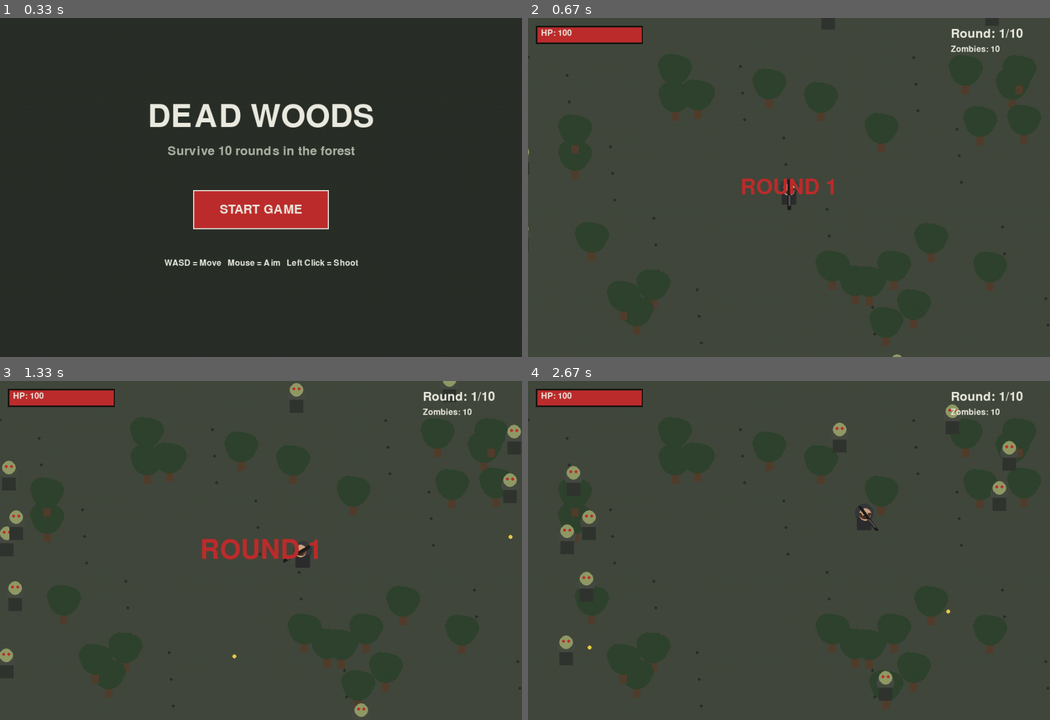
Above: before the commit, frames 1-4 (two rows, left to right).
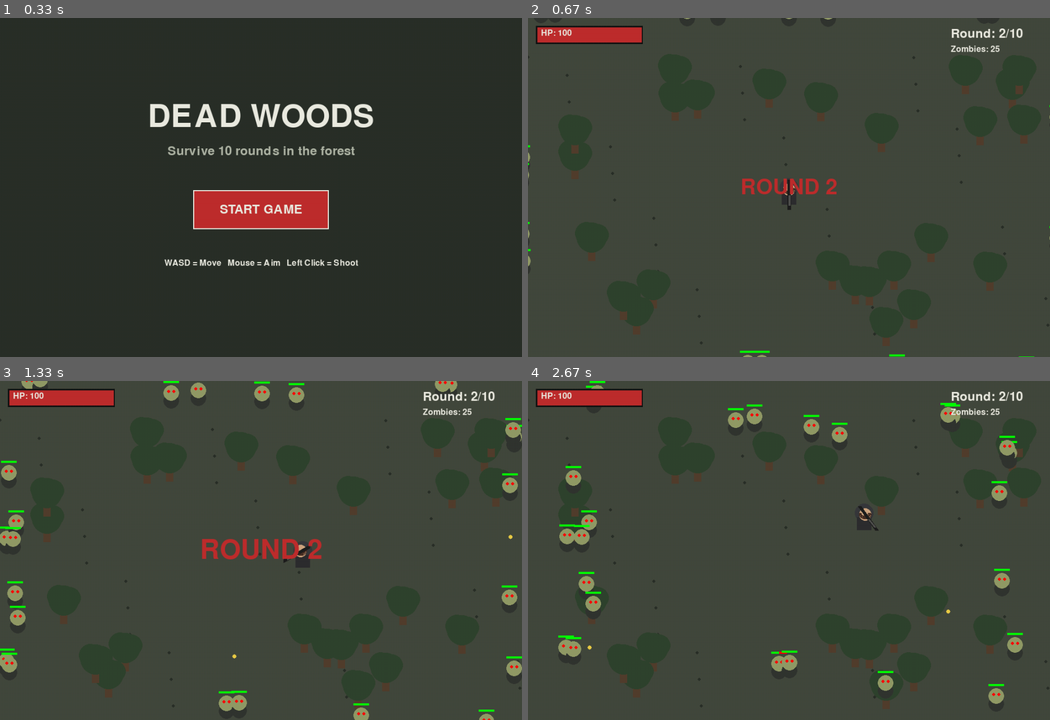
Above: after the commit, the same moments.

Repository: nhdoelpawiro/pygame-zombie-shooter
Game: pygame game, started from game.py
The game is run twice, just before and just after one commit, with the same random seed, the same clock (stepped at 60 frames per second) and the same inputs.
Inputs (mouse positions are in pixels of both pictures, inside the frame that each line leads up to):
- Up to frame 1 (0.33 s): no input
- Up to frame 2 (0.67 s): click "START GAME" at 0.38 s
- Up to frame 3 (1.33 s): click (428, 540) at 0.72 s; hold D from 1 s (still down); click (261, 574) at 1.08 s
- Up to frame 4 (2.67 s): release D at 1.47 s; hold W 1.5-1.8 s; click (841, 625) at 1.58 s; hold D 1.83-2.3 s; click (627, 628) at 1.92 s; hold A from 2.33 s (still down); click (982, 669) at 2.42 s

Frame 1 is identical in both runs. In frame 2, 0.3% of the frame differs, in the area x 0-100%, y 0-100%; in frame 3, 2.5%; in frame 4, 2.7%, in the area x 5-95%, y 0-96%.

Commit message:
zombies aangepast en 3 nieuwe toegevoegd

Diff:
--- a/game.py
+++ b/game.py
@@ -44,8 +44,9 @@
             trees.append((x, y))
 
 
-def new_zombie():
+def new_zombie(zombie_type="normal"):
     side = random.choice(["top", "bottom", "left", "right"])
+
     if side == "top":
         pos = (random.randint(0, W), -30)
     elif side == "bottom":
@@ -55,18 +56,88 @@
     else:
         pos = (W + 30, random.randint(70, H))
 
-    return {"pos": pygame.Vector2(pos),
-            "speed": random.uniform(.7, 1.2),
-            "hp": 2}
+    # Normale zombie
+    if zombie_type == "normal":
+        return {
+            "pos": pygame.Vector2(pos),
+            "speed": random.uniform(0.7, 1.2),
+            "max_hp": 2,
+            "hp": 2,
+            "type": "normal",
+            "size": 15
+        }
+
+    # Snelle zombie
+    elif zombie_type == "fast":
+        return {
+            "pos": pygame.Vector2(pos),
+            "speed": random.uniform(2.0, 2.8),
+            "max_hp": 1,
+            "hp": 1,
+            "type": "fast",
+            "size": 12
+        }
+
+    # Tank zombie
+    elif zombie_type == "tank":
+        return {
+            "pos": pygame.Vector2(pos),
+            "speed": random.uniform(0.4, 0.7),
+            "max_hp": 8,
+            "hp": 8,
+            "type": "tank",
+            "size": 25
+        }
+
+    # Boss zombie
+    elif zombie_type == "boss":
+        return {
+            "pos": pygame.Vector2(pos),
+            "speed": 0.5,
+            "max_hp": 20,
+            "type": "boss",
+            "size": 40
+        }
+
+
 
 
 def start_round():
-    global round_timer
-    zombies.clear()
+    global round_no, round_timer
+
+    round_no += 1
+    round_timer = 90
+
     amount = 10 + (round_no - 1) * 15
+
     for _ in range(amount):
-        zombies.append(new_zombie())
-    round_timer = 90
+        chance = random.random()
+
+        if round_no <= 2:
+            zombie_type = "normal"
+
+        elif round_no <= 4:
+            zombie_type = "fast" if chance < 0.25 else "normal"
+
+        elif round_no <= 7:
+            if chance < 0.15:
+                zombie_type = "tank"
+            elif chance < 0.40:
+                zombie_type = "fast"
+            else:
+                zombie_type = "normal"
+
+        else:
+            if chance < 0.05:
+                zombie_type = "boss"
+            elif chance < 0.20:
+                zombie_type = "tank"
+            elif chance < 0.45:
+                zombie_type = "fast"
+            else:
+                zombie_type = "normal"
+
+        zombies.append(new_zombie(zombie_type))
 
 
 def draw_forest():
@@ -113,13 +184,54 @@
 def draw_zombies():
     for z in zombies:
         p = z["pos"]
-        pygame.draw.circle(screen, (70, 75, 67), p, 17)
-        pygame.draw.rect(screen, (50, 53, 49),
-                         (p.x - 13, p.y + 9, 26, 25))
-        pygame.draw.circle(screen, (145, 155, 103),
-                           (int(p.x), int(p.y - 10)), 13)
-        pygame.draw.circle(screen, RED, (int(p.x - 5), int(p.y - 12)), 3)
-        pygame.draw.circle(screen, RED, (int(p.x + 5), int(p.y - 12)), 3)
+        size = z["size"]
+
+        if z["type"] == "normal":
+            head_color = (145, 155, 103)
+            body_color = (50, 53, 49)
+
+        elif z["type"] == "fast":
+            head_color = (220, 70, 70)
+            body_color = (100, 35, 35)
+
+        elif z["type"] == "tank":
+            head_color = (75, 105, 75)
+            body_color = (35, 45, 35)
+
+        elif z["type"] == "boss":
+            head_color = (150, 60, 170)
+            body_color = (55, 20, 65)
+
+        pygame.draw.circle(screen, body_color,
+                           (int(p.x), int(p.y + size)), size)
+
+        pygame.draw.circle(screen, head_color,
+                           (int(p.x), int(p.y)), size)
+
+        # Rode ogen
+        pygame.draw.circle(screen, (255, 0, 0),
+                           (int(p.x - size // 3), int(p.y - size // 4)), 3)
+
+        pygame.draw.circle(screen, (255, 0, 0),
+                           (int(p.x + size // 3), int(p.y - size // 4)), 3)
+
+        # HP-balk
+        bar_width = size * 2
+        hp_ratio = z["hp"] / z["max_hp"]
+
+        pygame.draw.rect(
+            screen,
+            (255, 0, 0),
+            (int(p.x - size), int(p.y - size - 8),
+             bar_width, 4)
+        )
+
+        pygame.draw.rect(
+            screen,
+            (0, 255, 0),
+            (int(p.x - size), int(p.y - size - 8),
+             int(bar_width * hp_ratio), 4)
+        )
 
 
 def shoot():
